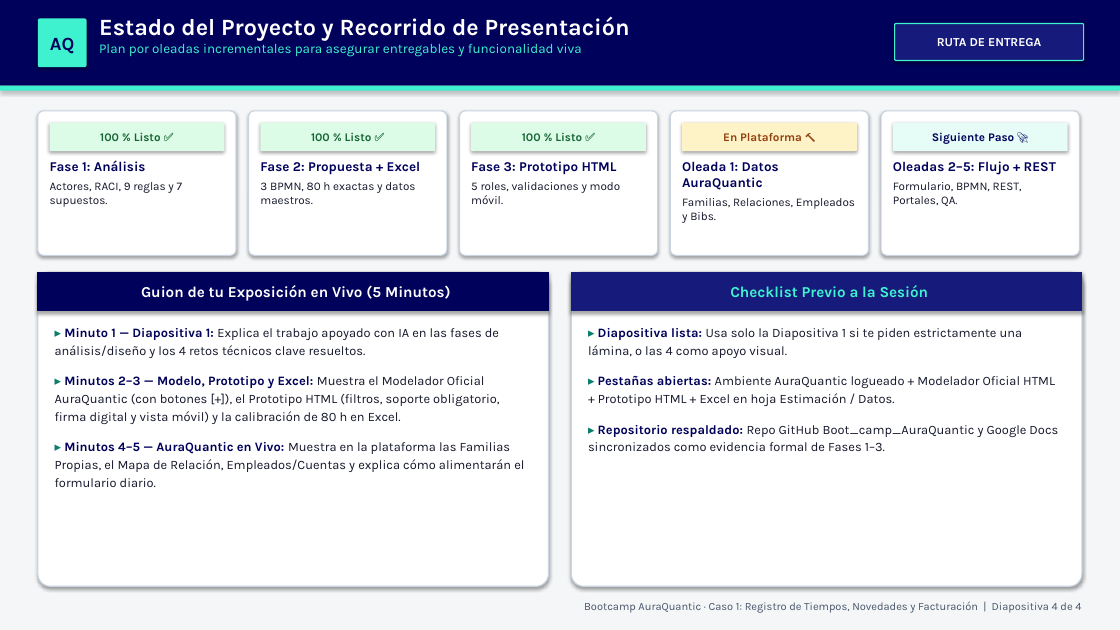
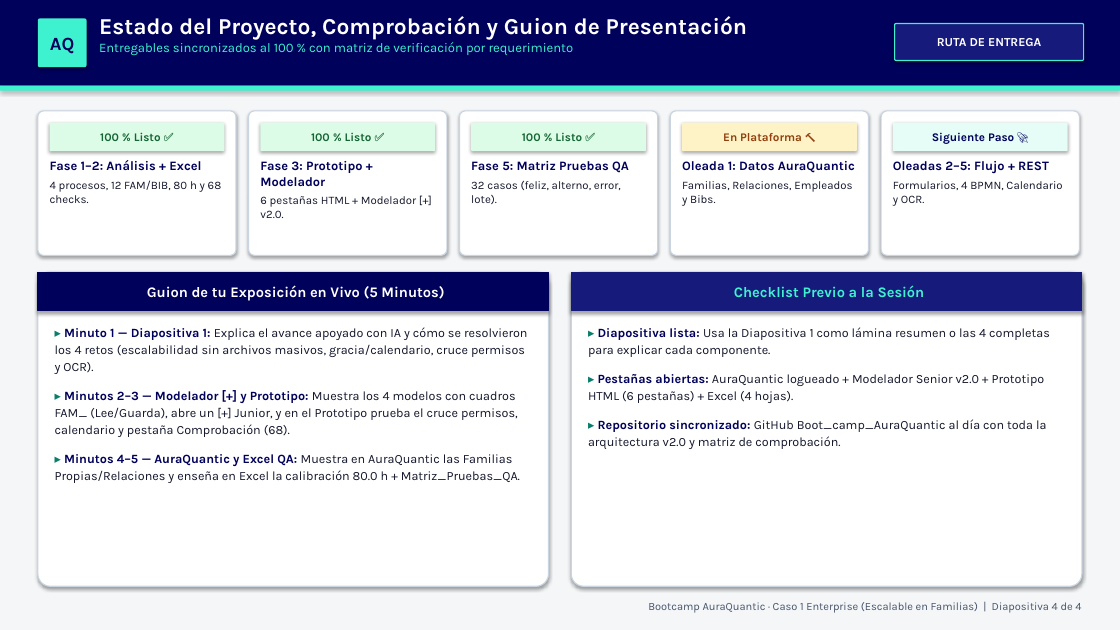
Before and after one commit to jairoandresg32/Boot_camp_AuraQuantic, a slide deck: slide 4 of Caso1_Avance_Bootcamp_AuraQuantic.pptx. Drawn at 1120x630 pixels with LibreOffice and Linux fonts; fonts in the diff are those of the drawing. Boxes give left, top, right and bottom in pixels: in the first picture for what was removed or moved away, otherwise in the second. Text is boxed around its words. In the diff, an @@ line names an element or a change of style, - is before the commit and + after.

Commit message:
feat(v2.0): sincroniza todos los entregables (Word, Excel, PPTX, HTML, README) con 4 procesos, Familias y comprobacion de 68 requisitos

```diff
--- a/Caso1_Avance_Bootcamp_AuraQuantic.pptx
+++ b/Caso1_Avance_Bootcamp_AuraQuantic.pptx
@@ text at bbox=[99, 16, 747, 55]: text changed; size 11.5 to 11.2 pt @@
-Estado del Proyecto y Recorrido de Presentación
-Plan por oleadas incrementales para asegurar entregables y funcionalidad viva
+Estado del Proyecto, Comprobación y Guion de Presentación
+Entregables sincronizados al 100 % con matriz de verificación por requerimiento
@@ text at bbox=[50, 160, 222, 203]: text changed; size 10 to 9.8 pt @@
-Fase 1: Análisis
-Actores, RACI, 9 reglas y 7 supuestos.
+Fase 1–2: Análisis + Excel
+4 procesos, 12 FAM/BIB, 80 h y 68 checks.
@@ text at bbox=[260, 161, 416, 218]: text changed; size 10 to 9.8 pt @@
-Fase 2: Propuesta + Excel
-3 BPMN, 80 h exactas y datos maestros.
+Fase 3: Prototipo + Modelador
+6 pestañas HTML + Modelador [+] v2.0.
@@ text at bbox=[471, 161, 629, 204]: text changed; size 10 to 9.8 pt @@
-Fase 3: Prototipo HTML
-5 roles, validaciones y modo móvil.
+Fase 5: Matriz Pruebas QA
+32 casos (feliz, alterno, error, lote).
@@ text "Oleada 1: Datos AuraQuantic" at bbox=[682, 161, 855, 206]: size 11.5 to 11 pt in "Oleada 1: Datos AuraQuantic"; size 10 to 9.8 pt in "Familias, Relaciones, Empleados y Bibs." @@
@@ text at bbox=[893, 161, 1049, 173]: size 11.5 to 11 pt in "Oleadas 2–5: Flujo + REST" @@
@@ text at bbox=[893, 181, 1062, 206]: text changed; size 10 to 9.8 pt @@
-Formulario, BPMN, REST, Portales, QA.
+Formularios, 4 BPMN, Calendario y OCR.
@@ rectangle "Guion de tu Exposición en ..." at bbox=[38, 272, 549, 311]: size 13 to 12.5 pt @@
@@ rectangle "Checklist Previo a la Sesión" at bbox=[571, 272, 1082, 311]: size 13 to 12.5 pt @@
@@ text at bbox=[55, 327, 528, 483]: text changed; size 11 to 10.8 pt @@
-▸ Minuto 1 — Diapositiva 1: Explica el trabajo apoyado con IA en las fases de análisis/diseño y los 4 retos técnicos clave resueltos.
-▸ Minutos 2–3 — Modelo, Prototipo y Excel: Muestra el Modelador Oficial AuraQuantic (con botones [+]), el Prototipo HTML (filtros, soporte obligatorio, firma digital y vista móvil) y la calibración de 80 h en Excel.
-▸ Minutos 4–5 — AuraQuantic en Vivo: Muestra en la plataforma las Familias Propias, el Mapa de Relación, Empleados/Cuentas y explica cómo alimentarán el formulario diario.
+▸ Minuto 1 — Diapositiva 1: Explica el avance apoyado con IA y cómo se resolvieron los 4 retos (escalabilidad sin archivos masivos, gracia/calendario, cruce permisos y OCR).
+▸ Minutos 2–3 — Modelador [+] y Prototipo: Muestra los 4 modelos con cuadros FAM_ (Lee/Guarda), abre un [+] Junior, y en el Prototipo prueba el cruce permisos, calendario y pestaña Comprobación (68).
+▸ Minutos 4–5 — AuraQuantic y Excel QA: Muestra en AuraQuantic las Familias Propias/Relaciones y enseña en Excel la calibración 80.0 h + Matriz_Pruebas_QA.
@@ text at bbox=[588, 327, 1050, 449]: text changed; size 11 to 10.8 pt @@
-▸ Diapositiva lista: Usa solo la Diapositiva 1 si te piden estrictamente una lámina, o las 4 como apoyo visual.
-▸ Pestañas abiertas: Ambiente AuraQuantic logueado + Modelador Oficial HTML + Prototipo HTML + Excel en hoja Estimación / Datos.
-▸ Repositorio respaldado: Repo GitHub Boot_camp_AuraQuantic y Google Docs sincronizados como evidencia formal de Fases 1–3.
+▸ Diapositiva lista: Usa la Diapositiva 1 como lámina resumen o las 4 completas para explicar cada componente.
+▸ Pestañas abiertas: AuraQuantic logueado + Modelador Senior v2.0 + Prototipo HTML (6 pestañas) + Excel (4 hojas).
+▸ Repositorio sincronizado: GitHub Boot_camp_AuraQuantic al día con toda la arquitectura v2.0 y matriz de comprobación.
@@ text at bbox=[648, 602, 1081, 613]: text changed @@
-Bootcamp AuraQuantic · Caso 1: Registro de Tiempos, Novedades y Facturación | Diapositiva 4 de 4
+Bootcamp AuraQuantic · Caso 1 Enterprise (Escalable en Familias) | Diapositiva 4 de 4
```
Also in this commit, not shown: 2 other slides changed, 1 slide added, 1 slide removed, 10 other files.
